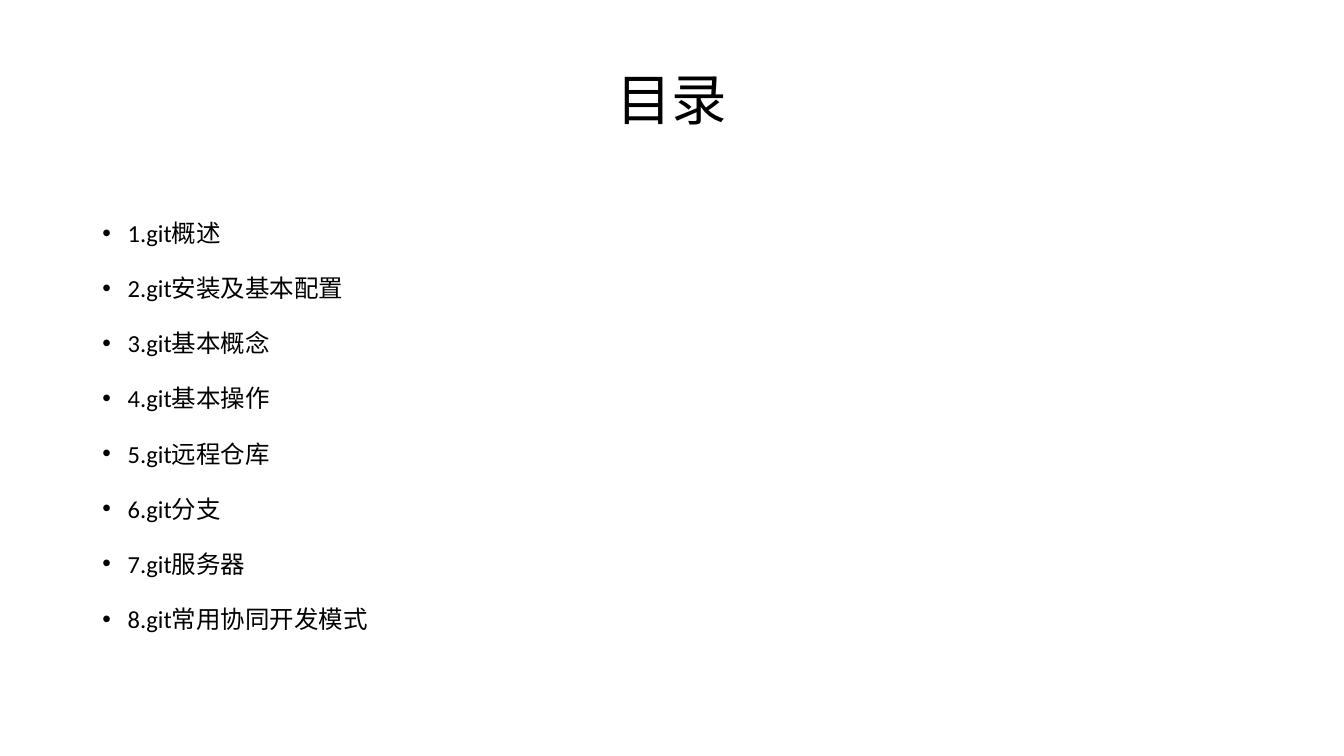
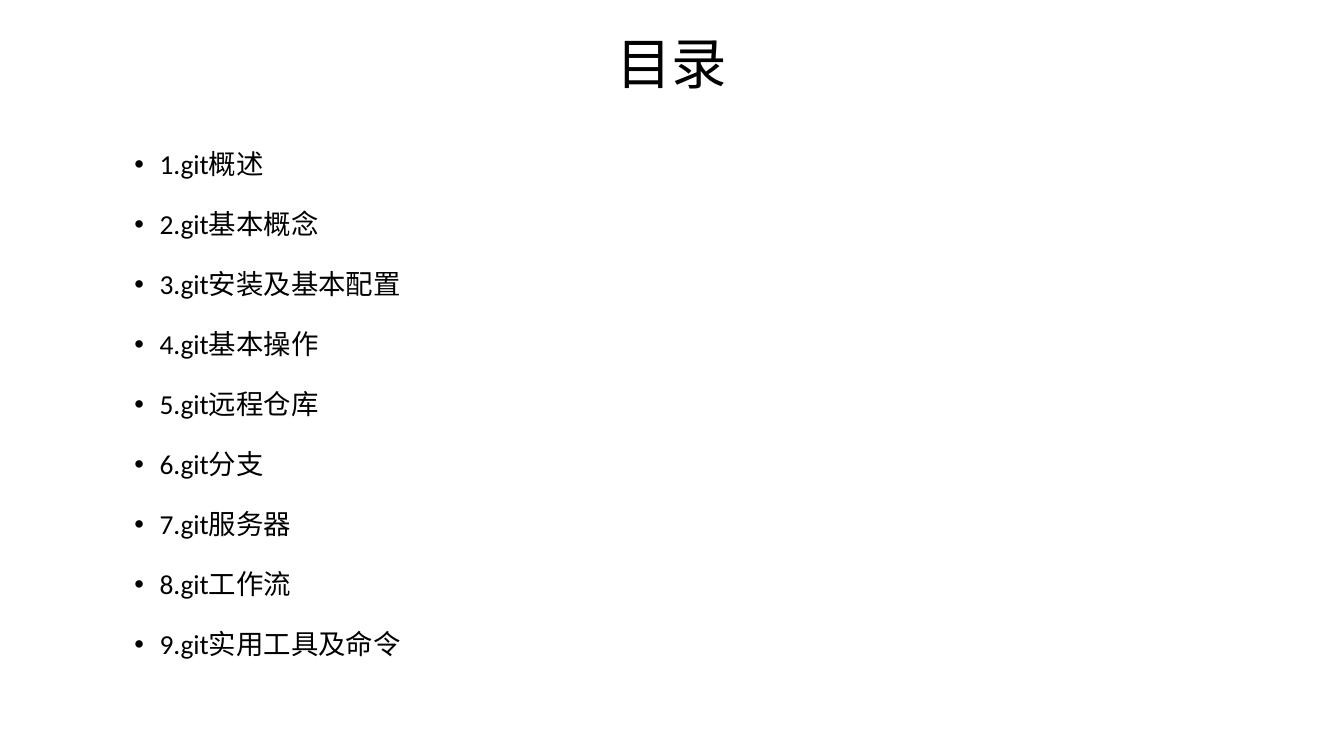
Before and after one commit to liupengpeng2016/share, a slide deck: slide 2 of git使用详解/git.pptx. Drawn at 1344x756 pixels with LibreOffice and Linux fonts; fonts in the diff are those of the drawing. Boxes give left, top, right and bottom in pixels: in the first picture for what was removed or moved away, otherwise in the second. Text is boxed around its words. In the diff, an @@ line names an element or a change of style, - is before the commit and + after.

```diff
--- a/git使用详解/git.pptx
+++ b/git使用详解/git.pptx
@@ title "目录": place and size @@
-title "目录" at (617, 76, 728, 125)
+title "目录" at (617, 40, 728, 89)
@@ text "1.git概述": place and size @@
-text "1.git概述" at (128, 222, 368, 633)
+text "1.git概述" at (160, 151, 401, 659)
@@ text at (160, 151, 319, 539): size 17.5 to 19.6 pt in "1.git概述", "4.git基本操作", "5.git远程仓库", "6.git分支" and 1 more places @@
@@ text at (160, 211, 401, 299): text changed; size 17.5 to 19.6 pt @@
-• 2.git安装及基本配置
-• 3.git基本概念
+• 2.git基本概念
+• 3.git安装及基本配置
@@ text at (160, 572, 401, 659): text changed; size 17.5 to 19.6 pt @@
-• 8.git常用协同开发模式
+• 8.git工作流
+• 9.git实用工具及命令
```
Also in this commit, not shown: 6 other slides changed, 2 slides added.
